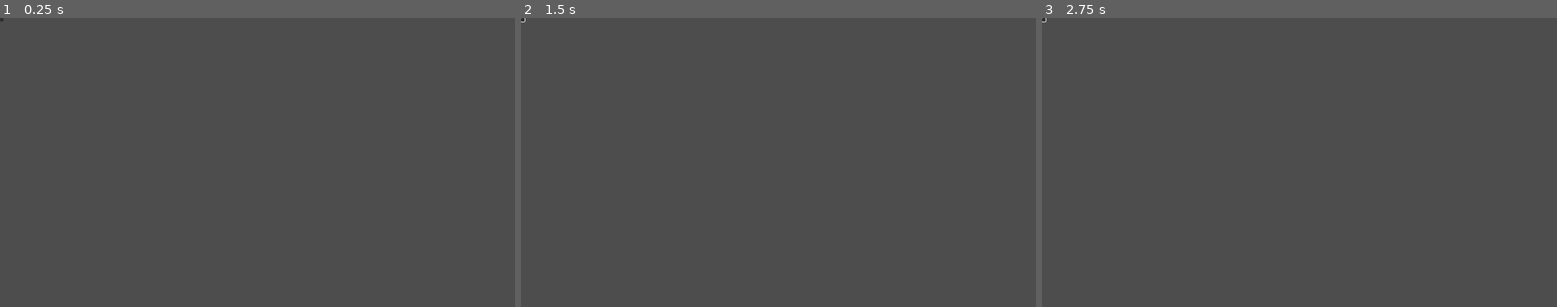
Above: before the commit, frames 1-3 (left to right).
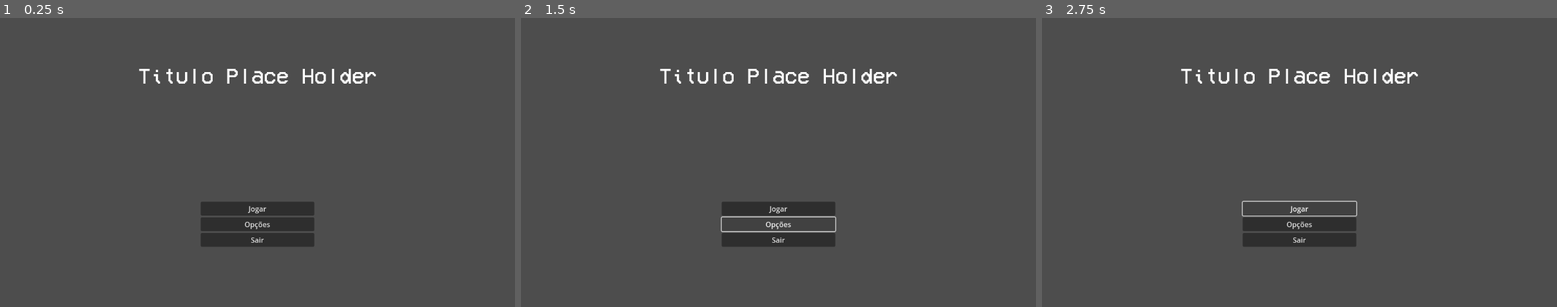
Above: after the commit, the same moments.

Repository: RRealJ/GameJam2024
Game: Godot game, scene res://cenas/menuPrincipal.tscn
Two runs of this game, one before a commit and one after it. Both use one fixed random seed, a clock stepped at 60 frames per second and the inputs below. The project has no main scene, so this scene is started directly.
Inputs (mouse positions are in pixels of both pictures, inside the frame that each line leads up to):
- Up to frame 1 (0.25 s): no input
- Up to frame 2 (1.5 s): click (521, 20) at 0.52 s; click (778, 223) at 1.25 s, where only the run after the commit has a clickable "Opções"
- Up to frame 3 (2.75 s): click (1299, 208) at 2 s, where only the run after the commit has a clickable "Jogar"

The runs differ from the first frame. In frame 1, 3.8% of the frame differs, in the area x 0-74%, y 0-80%; in frame 2, 3.1%; in frame 3, 3.1%.

Commit message:
menu principal adicionado

Diff:
--- a/cenas/menuPrincipal.tscn
+++ b/cenas/menuPrincipal.tscn
@@ -1,10 +1,59 @@
-[gd_scene format=3 uid="uid://b6jewbxb35735"]
+[gd_scene load_steps=2 format=3 uid="uid://b6jewbxb35735"]
+
+[ext_resource type="FontFile" uid="uid://cj00nb0luhd04" path="res://assets/fontes/VCR_OSD_MONO_1.001.ttf" id="1_3kh80"]
 
 [node name="MenuPrincipal" type="Control"]
 layout_mode = 3
-anchors_preset = 0
+anchors_preset = 8
+anchor_left = 0.5
+anchor_top = 0.5
+anchor_right = 0.5
+anchor_bottom = 0.5
+grow_horizontal = 2
+grow_vertical = 2
 
-[node name="Button" type="Button" parent="."]
-layout_mode = 0
-offset_right = 8.0
-offset_bottom = 8.0
+[node name="VBoxContainer" type="VBoxContainer" parent="."]
+layout_mode = 1
+anchors_preset = 8
+anchor_left = 0.5
+anchor_top = 0.5
+anchor_right = 0.5
+anchor_bottom = 0.5
+offset_left = -127.0
+offset_top = 88.0
+offset_right = 127.0
+offset_bottom = 237.0
+grow_horizontal = 2
+grow_vertical = 2
+size_flags_horizontal = 4
+
+[node name="btn_jogar" type="Button" parent="VBoxContainer"]
+layout_mode = 2
+text = "Jogar"
+
+[node name="btn_opcoes" type="Button" parent="VBoxContainer"]
+layout_mode = 2
+text = "Opções"
+
+[node name="btn_sair" type="Button" parent="VBoxContainer"]
+layout_mode = 2
+text = "Sair"
+
+[node name="Label" type="Label" parent="."]
+layout_mode = 1
+anchors_preset = 8
+anchor_left = 0.5
+anchor_top = 0.5
+anchor_right = 0.5
+anchor_bottom = 0.5
+offset_left = -267.0
+offset_top = -218.0
+offset_right = 267.0
+offset_bottom = -122.0
+grow_horizontal = 2
+grow_vertical = 2
+size_flags_horizontal = 4
+theme_override_fonts/font = ExtResource("1_3kh80")
+theme_override_font_sizes/font_size = 48
+text = "Titulo Place Holder"
+horizontal_alignment = 1
--- a/scripts/estagios.gd
+++ b/scripts/estagios.gd
@@ -6,3 +6,4 @@
 	for p in pecas:
 		if p is Peca:
 			p.z_index = 1
+			print("z_index mudado para 1")
--- /dev/null
+++ b/scripts/menu_principal.gd
@@ -0,0 +1,15 @@
+extends Control
+
+
+
+func _ready() -> void:
+	pass
+
+
+func _process(delta: float) -> void:
+	pass
+
+
+
+func _on_btn_sair_pressed() -> void:
+	get_tree().quit()
--- a/scripts/peca_geral.gd
+++ b/scripts/peca_geral.gd
@@ -62,5 +62,5 @@
 func _on_mouse_exited() -> void:
 	if not Global.is_dragging:
 		draggable = false
-		self.z_index = 2 #a ultima peça sempre irá sobrepor as outras
+		self.z_index = 2 #a ultima peça sempre irá sobrepor as outras aa
 		scale = Vector2(1, 1)
Binary file removed: assets/fontes/Mars_Needs_Cunnilingus.ttf
Binary file added: assets/fontes/VCR_OSD_MONO_1.001.ttf
Not shown, changed: assets/fontes/VCR_OSD_MONO_1.001.ttf.import
Not shown, removed: assets/fontes/readme.txt
